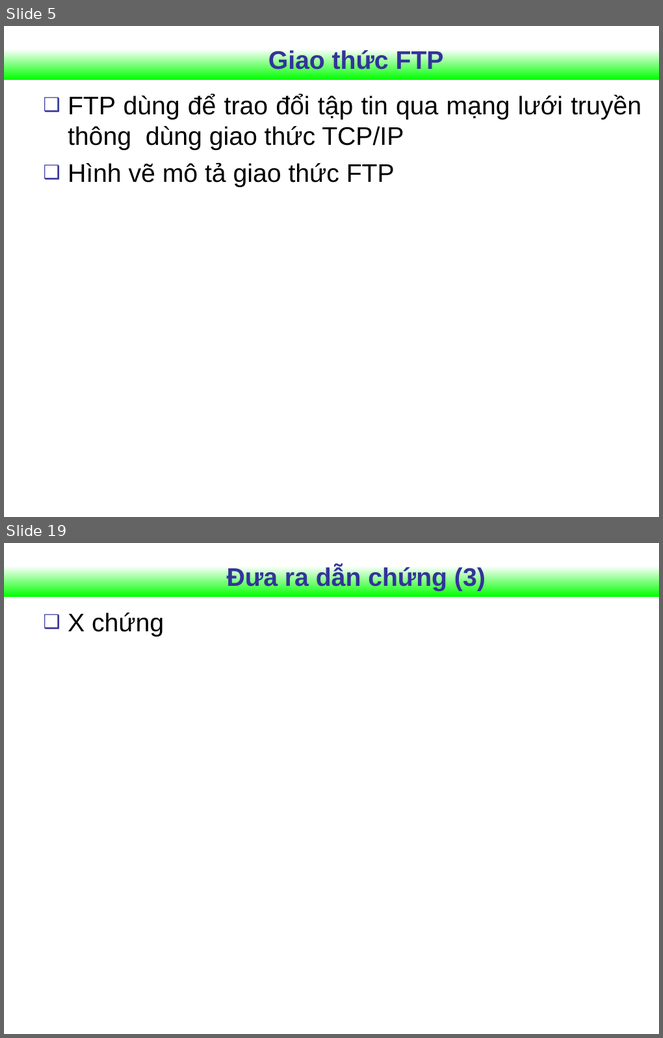
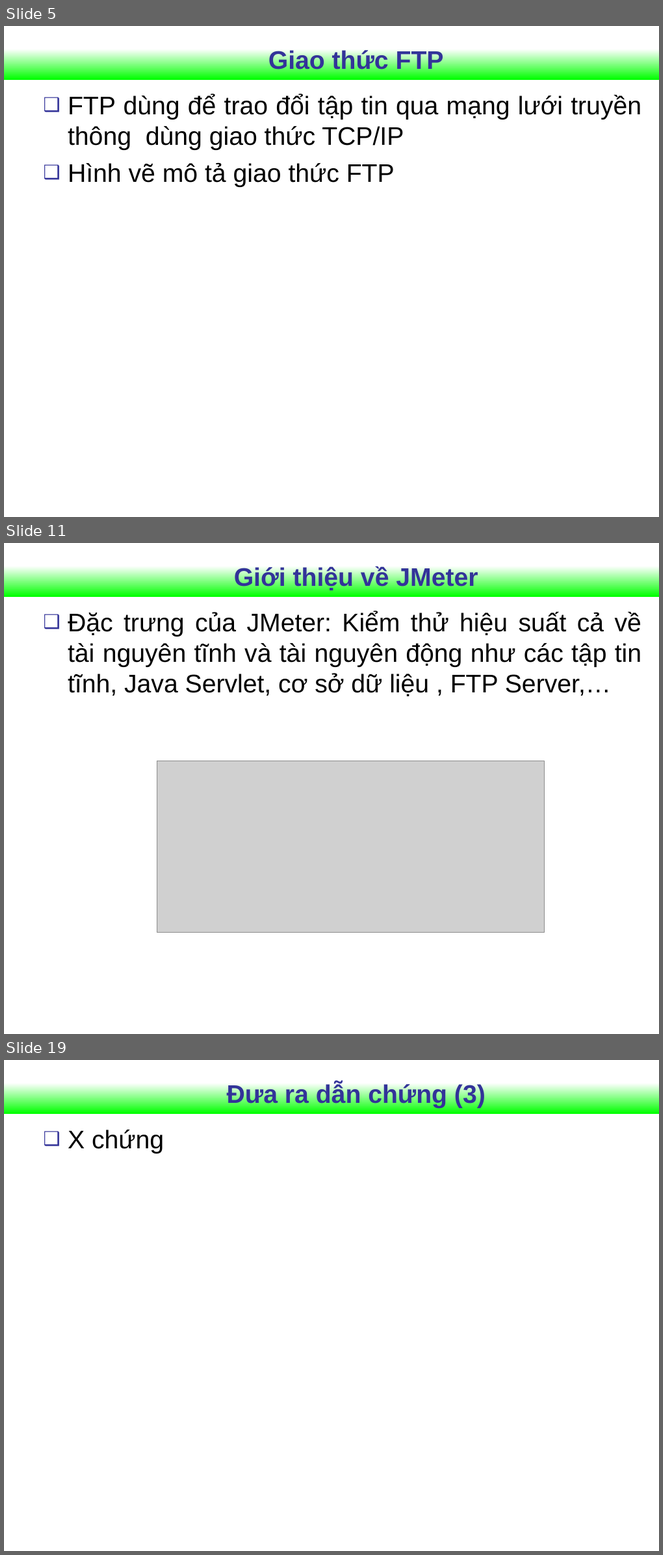
Before and after one commit to Vunb/luanvantotnghiephakhue, a slide deck: Document_luanvan/Slide_Khue.ppt. Shown one above the other, each under a label of ours: slides 5 and 19 before the commit, slides 5, 11 and 19 after it; the slides between them are not shown. The pictures are 663x1038 and 663x1555 pixels, drawn with LibreOffice and Linux fonts; fonts in the diff are those of the drawing; grey boxes stand for pictures; background and template pictures are left out. Boxes give left, top, right and bottom in pixels: in the first picture for what was removed or moved away, otherwise in the second. Text is boxed around its words. In the diff, an @@ line names an element or a change of style, - is before the commit and + after.

```diff
--- a/Document_luanvan/Slide_Khue.ppt
+++ b/Document_luanvan/Slide_Khue.ppt
@@ slide 11 added at box(4, 543, 659, 1034), background #FFFFFF; not listed: 1 template element that a slide beside it also shows @@
@@ title added at box(234, 566, 478, 591), 28 pt, text #333399, bold @@
+Giới thiệu về JMeter
@@ text added at box(68, 611, 642, 696), 28 pt, text #000000 @@
+❑ Đặc trưng của JMeter: Kiểm thử hiệu suất cả về tài nguyên tĩnh và tài nguyên động như các tập tin tĩnh, Java Servlet, cơ sở dữ liệu , FTP Server,…
@@ picture added at box(157, 761, 545, 932) @@
```
Also in this commit, not shown: 5 slides changed, 7 other slides added, 8 slides removed.
